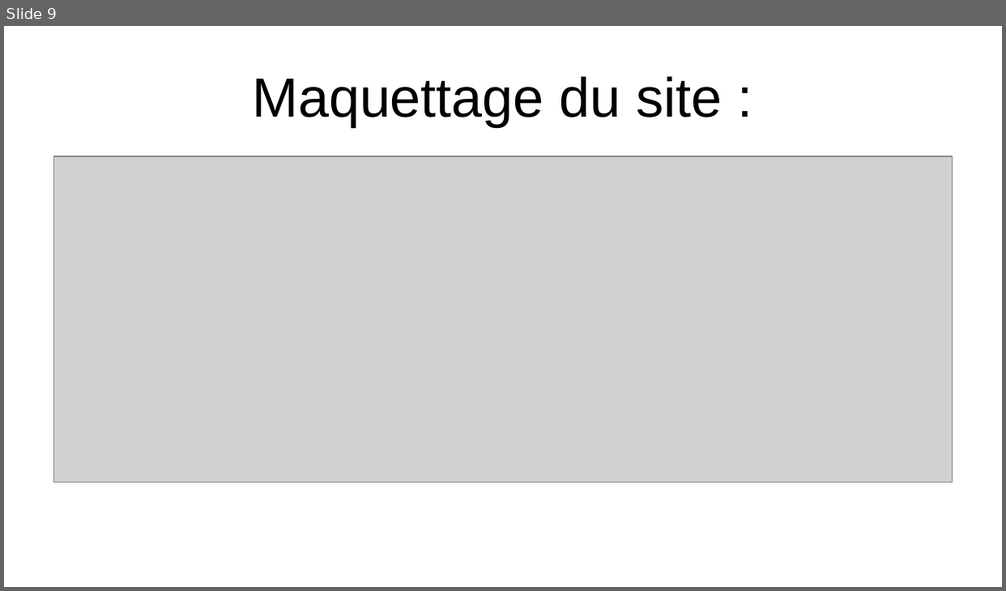
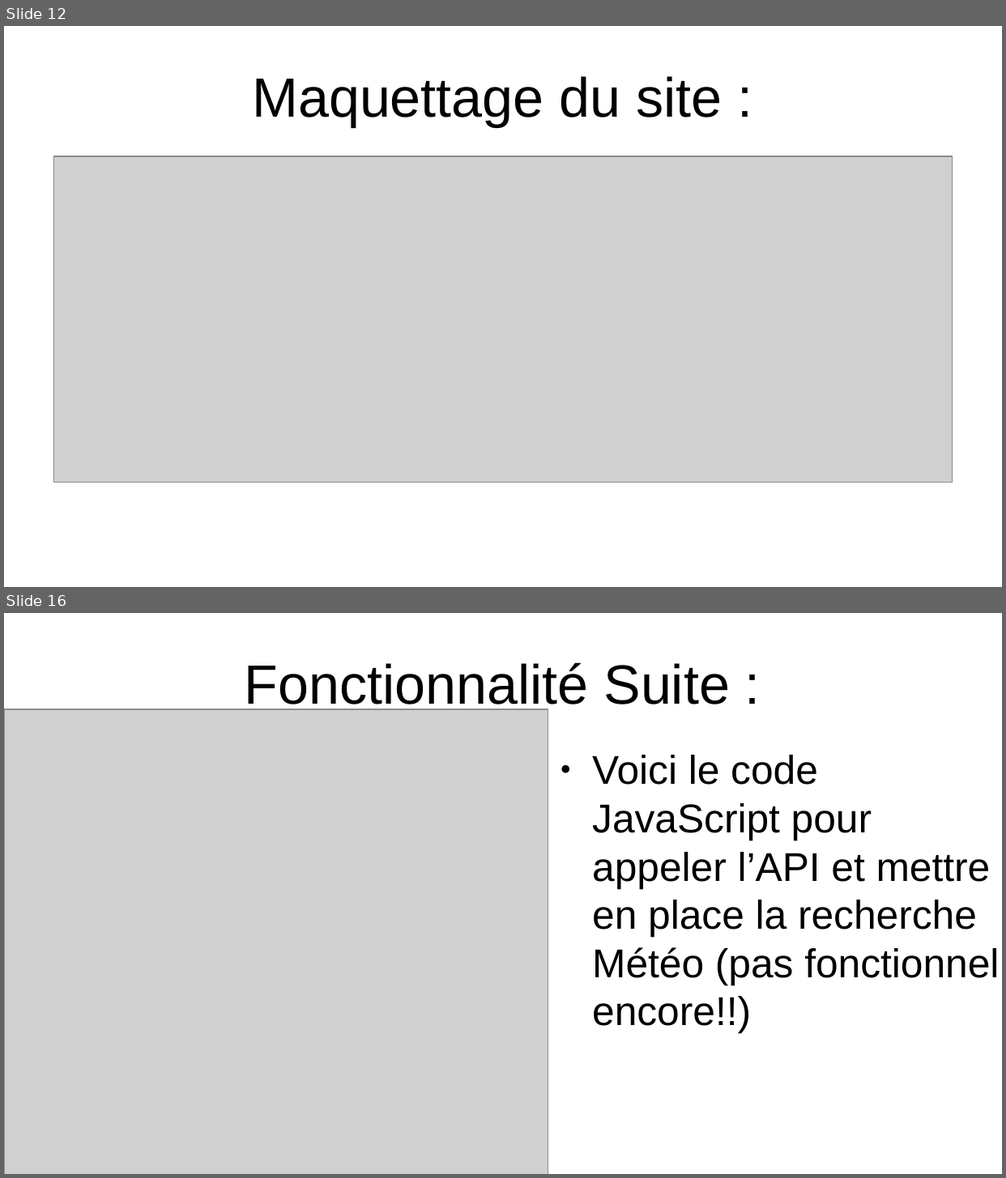
Before and after one commit to Max50603/PROJET--FINAL, a slide deck: PROJET/PROJET FINALE POWERPOINT.odp. Shown one above the other, each under a label of ours: slide 9 before the commit, slides 12 and 16 after it; the slides between them are not shown. The pictures are 1006x591 and 1006x1178 pixels, drawn with LibreOffice and Linux fonts; fonts in the diff are those of the drawing; grey boxes stand for pictures. Boxes give left, top, right and bottom in pixels: in the first picture for what was removed or moved away, otherwise in the second. Text is boxed around its words. In the diff, an @@ line names an element or a change of style, - is before the commit and + after.

```diff
--- a/PROJET/PROJET FINALE POWERPOINT.odp
+++ b/PROJET/PROJET FINALE POWERPOINT.odp
@@ slide 16 added at bbox=[4, 613, 1002, 1174], background #FFFFFF @@
@@ title added at bbox=[245, 662, 730, 714], 44 pt, text #000000 @@
+Fonctionnalité Suite :
@@ picture added at bbox=[4, 710, 548, 1174] @@
@@ text added at bbox=[592, 755, 999, 1033], 32 pt, text #000000 @@
+● Voici le code JavaScript pour appeler l’API et mettre en place la recherche Météo (pas fonctionnel encore!!)
@@ what was slide 9 is now slide 12 @@
```
Also in this commit, not shown: 8 slides changed, 5 other slides added, 2 slides removed, 5 other files.
